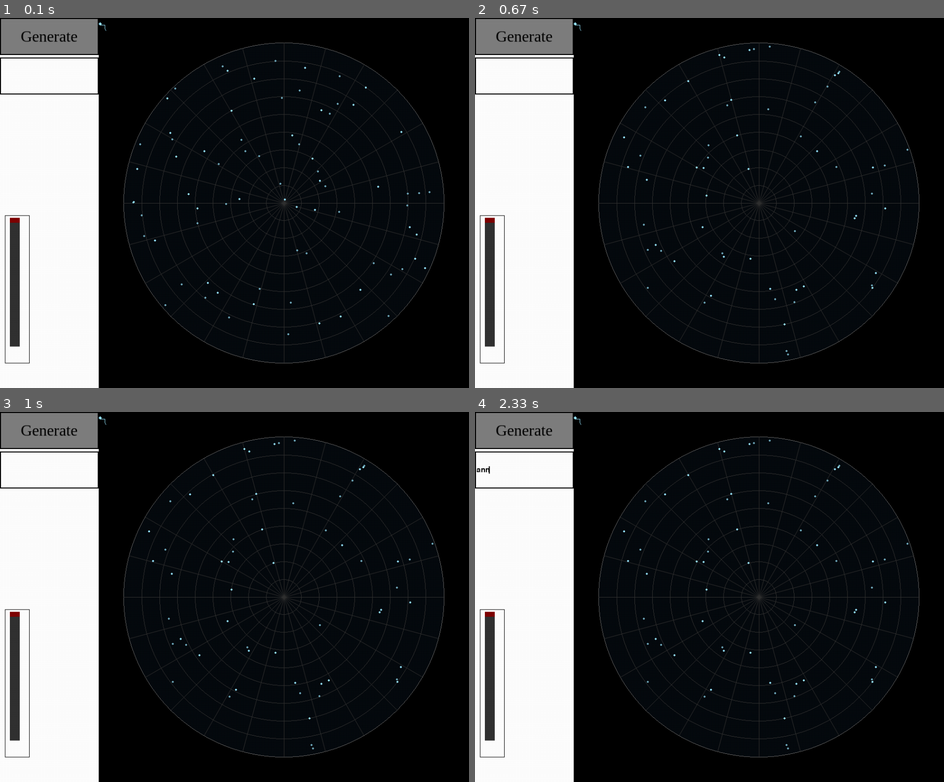
Above: before the commit, frames 1-4 (two rows, left to right).
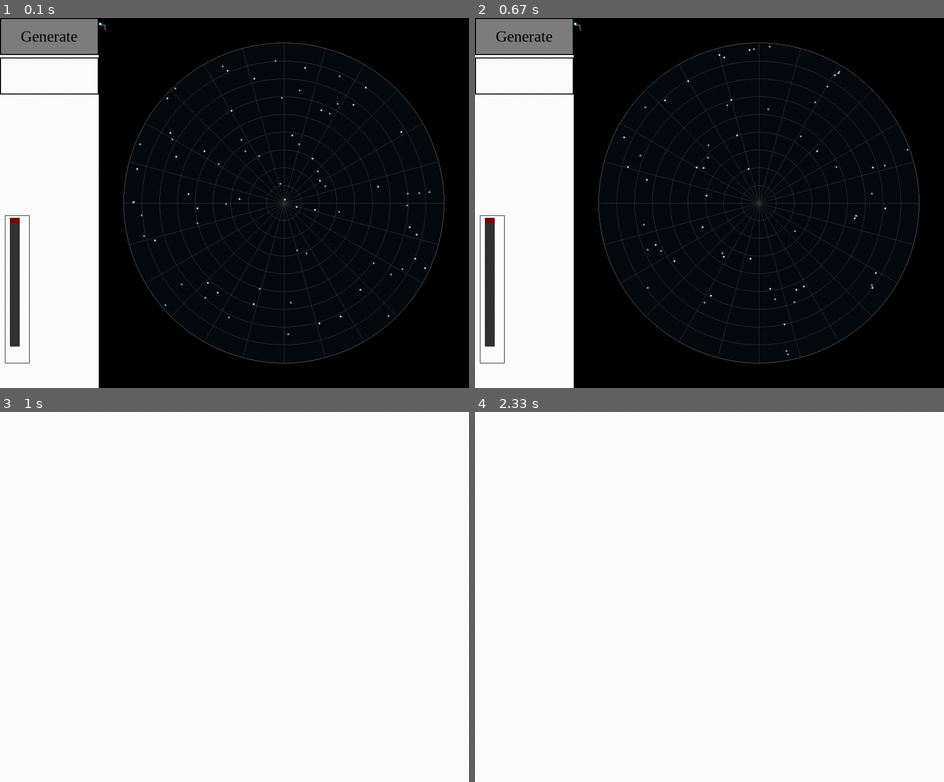
Above: after the commit, the same moments.

Repository: stephenfinch/Star-Map-Generator_v2
Game: pygame game, started from main.py
Same seed, same stepped clock (60 frames per second), same inputs: the game is played once before the commit and once after it.
Inputs (mouse positions are in pixels of both pictures, inside the frame that each line leads up to):
- Up to frame 1 (0.1 s): no input
- Up to frame 2 (0.67 s): click (521, 36) at 0.4 s
- Up to frame 3 (1 s): click (215, 615) at 0.73 s
- Up to frame 4 (2.33 s): click (521, 467) at 1.73 s; type "ann" at 2 s

Frames 1-2 are identical in both runs. In frame 3, 82% of the frame differs, in the area x 0-100%, y 0-100%; in frame 4, 82%.

Commit message:
Update
Basic settings page navigation

Diff:
--- a/draw.py
+++ b/draw.py
@@ -9,7 +9,6 @@
 # ---list_of_stars -- list of star (x,y) points
 # ---list_of_constellations -- list_of_lines -- pairs of points
 
-
 field_x, field_y = 650, 650
 options_width = 200
 field_buffer = 50
@@ -20,7 +19,9 @@
 STARFIELDSURF_HOLD = STARFIELDSURF.copy()                                                                   #Holdover
 OPTIONSURF = Surface((screen_x - field_x - 2 * field_buffer, screen_y))                                     #Option Bar
 OPTIONSURF_HOLD = OPTIONSURF.copy()
+SETTINGSURF = Surface((screen_x, screen_y))
 star_map = Map(field_x, field_y)
+settings_show = False
 
 BLACK = (0, 0, 0)
 WHITE = (255, 255, 255)
@@ -61,7 +62,6 @@
     Textbox(action="textString", area=((0, 80), (200, 75)), border_size=2, spacing=1, max_length=15)
 ]
 
-
 def define_interactions():
     temp_list = []
     entry = 0
@@ -81,7 +81,6 @@
 def draw_outline(settings):
     pygame.draw.circle(STARFIELDSURF, NIGHTSKY, (int(field_x / 2 + field_buffer), int(field_y / 2 + field_buffer)), int(field_x / 2), 0)
     pygame.draw.circle(STARFIELDSURF, GRAY, (int(field_x / 2 + field_buffer), int(field_y / 2 + field_buffer)), int(field_x / 2), 1)
-
     if settings.show_grid:
         circle_count = 8
         line_count = 12
@@ -100,26 +99,35 @@
     for star in star_map.list_of_stars:
         star.draw(STARFIELDSURF)
 
+def swap_settings():
+    global settings_show
+    settings_show = not settings_show
+
 def initialize_view(settings):
+    #settings_show = False
     DISPLAYSURF.fill(BLACK)
-    STARFIELDSURF.fill(BLACK)
-    OPTIONSURF.fill(WHITE)
-    draw_outline(settings)
-    draw_stars()
-    draw_constellations(settings)
-    for button in button_list:
-        button.draw(OPTIONSURF)
-    for textbox in textbox_list:
-        textbox.draw(OPTIONSURF)
-    for slider in slider_list:
-        slider.draw(OPTIONSURF)
-
-
+    if settings_show:
+        SETTINGSURF.fill(WHITE)
+        #Run settings code
+    else:
+        STARFIELDSURF.fill(BLACK)
+        OPTIONSURF.fill(WHITE)
+        draw_outline(settings)
+        draw_stars()
+        draw_constellations(settings)
+        for button in button_list:
+            button.draw(OPTIONSURF)
+        for textbox in textbox_list:
+            textbox.draw(OPTIONSURF)
+        for slider in slider_list:
+            slider.draw(OPTIONSURF)
 
 def draw_view():
-    DISPLAYSURF.blit(STARFIELDSURF, field_point)
-    DISPLAYSURF.blit(OPTIONSURF, (0, 0))
-
+    if settings_show:
+        DISPLAYSURF.blit(SETTINGSURF, (0, 0))
+    else:
+        DISPLAYSURF.blit(STARFIELDSURF, field_point)
+        DISPLAYSURF.blit(OPTIONSURF, (0, 0))
 
 ### Constellation objects have a .draw() method that can be used to draw them
 def draw_constellations(settings):
--- a/interface.py
+++ b/interface.py
@@ -39,6 +39,13 @@
             text_surf = self.font.render(self.text, True, self.display_text_color, self.color)
         main_surface.blit(text_surf, (int(math.ceil((new_area[0][0] + new_area[1][0] - text_surf.get_width()) / 2)),\
         int(math.ceil((new_area[0][1] + new_area[1][1] - text_surf.get_height()) / 2))))
+
+
+
+class Toggle(Button):
+    def draw(self, main_surface):
+        pass
+
 
 class Slider:
     def __init__(self, action="", min_value=0, max_value=255, increment = 1, border_size = 1,\
@@ -86,7 +93,6 @@
             pos = smax
         p = (pos - smin) / (smax - smin)
         self.value = int(math.floor(self.min_value + p * (self.max_value - self.min_value)))
-        print(self.value)
 
     def draw(self, main_surface):
         pygame.draw.rect(main_surface, self.border_color, self.area)
--- a/main.py
+++ b/main.py
@@ -4,11 +4,9 @@
 from backend import *
 from pygame.locals import *
 
-
 settings_data = Settings()
 make_stars(settings_data)
 click_areas = define_interactions()
-
 clock = pygame.time.Clock()
 display_changed = True
 textbox_clicked = False
@@ -47,6 +45,9 @@
                         display_changed = True
                         click_action = ("Slider", entry[3])
                         slider_list[entry[3]].slide(event.pos)
+                else:
+                    swap_settings()
+                    display_changed = True
             if not textbox_clicked:
                 for textbox in textbox_list:
                     textbox.active = False
@@ -68,6 +69,7 @@
         action_list = []
         display_changed = False
         draw_view()
+
     pygame.display.update()
     clock.tick(25)
 
--- a/settings.py
+++ b/settings.py
@@ -1,11 +1,13 @@
 class Settings:
     def __init__(self):
-        self.text_input = "A"                    #text box (maybe add numbers later)
+        #Main display
+        self.text_input = "A"                   #text box (maybe add numbers later)
         self.text_size = 1                      #slider
         self.text_location = (0, 0)             #four buttons (arrows -- move the center)
+        #Options display
+        self.show_constellation_lines = True    #button
+        self.show_grid = True                   #button
         self.number_of_constellations = 0       #slider
-        self.show_constellation_lines = True    #button
         self.number_of_stars = 5000             #text box (int only)
         self.star_color = (153, 230, 255)       #color box
         self.back_color = (7, 11, 15)           #color box
-        self.show_grid = True                   #button
--- a/star.py
+++ b/star.py
@@ -18,6 +18,6 @@
         self.amp = random.randint(self.size + 1, star_max_size + 1)/(star_max_size + 1)
         self.color = [self.color[0]*self.amp, self.color[1]*self.amp, self.color[2]*self.amp]
 
-    ### draw the star with the pygame draw method
+    ### This function can draw the star using its own data (self)
     def draw(self, main_surface):
         pygame.draw.circle(main_surface, self.color, (self.x, self.y), self.size, 0)
--- a/star_map.py
+++ b/star_map.py
@@ -38,7 +38,7 @@
         self.constellation_size = constellation_size
         self.list_of_constellations = []
         for x in range(settings.number_of_constellations):
-            self.list_of_constellations.append(Constellation(1, 10, (0,0), settings))
+            self.list_of_constellations.append(Constellation(1, 10, (200,300), settings))
         if settings.text_input:
             temp_letter_constellation = Constellation(1, 50, (200,200), settings)
 
@@ -56,7 +56,7 @@
 
 LETTER_CONSTELLATIONS = {
     'A':([3,12,14,21,25],[(3,12),(3,14),(12,14),(12,21),(14,25)]),
-    'B':([1,3,9,11,13,19,21,23],[]),
+    'B':([1,3,9,11,13,19,21,23],[(1,3),(1,21),(21,23),(11,13),(3,9),(9,13),(13,19),(19,23)]),
     'C':([2,4,6,16,22,24],[]),
     'D':([1,3,9,19,21,23],[]),
     'E':([2,4,12,14,22,24],[]),
